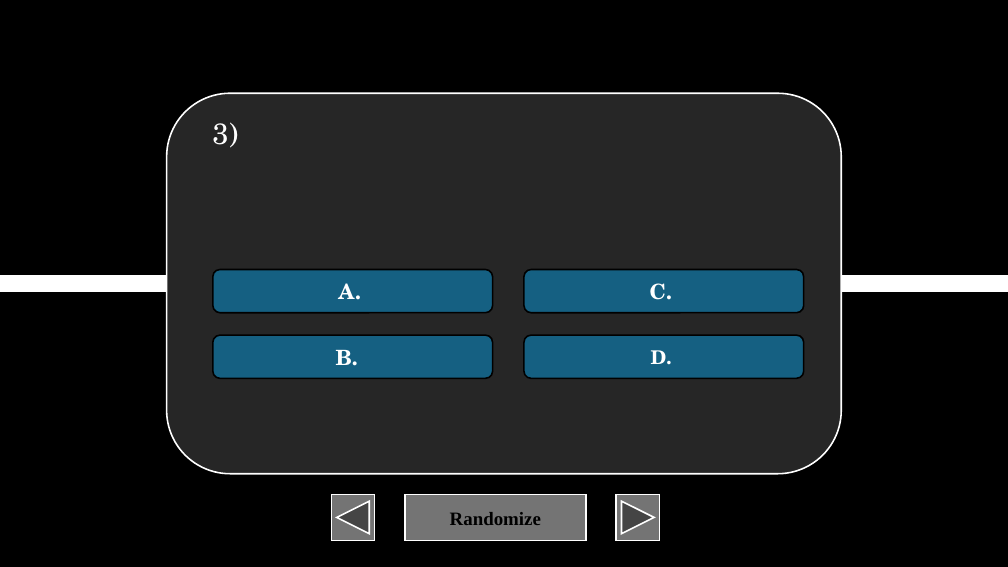
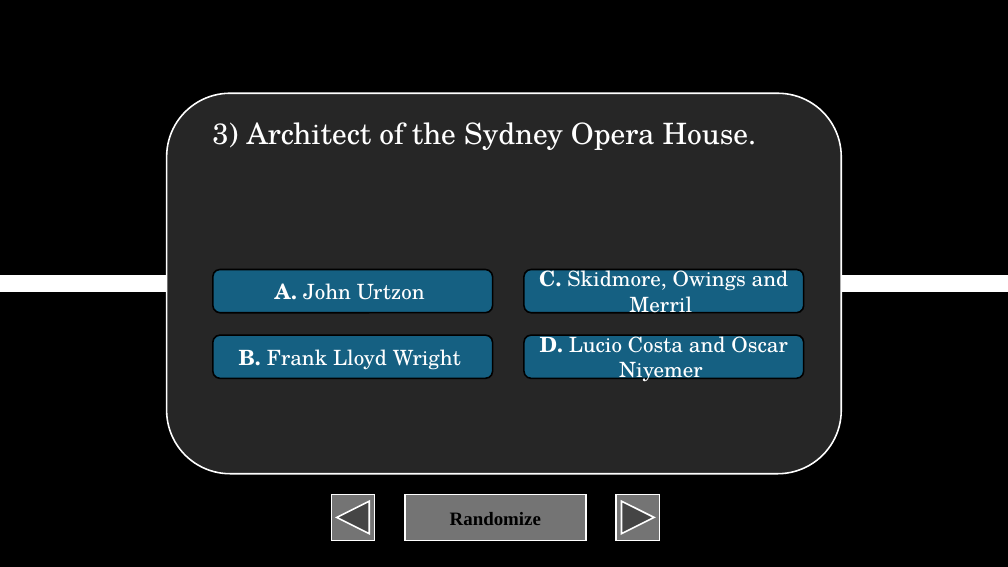
Before and after one commit to XIvanSolomonX/Archi-Reviewer, a slide deck: slide 4 of TOA.pptm. Drawn at 1008x567 pixels with LibreOffice and Linux fonts; fonts in the diff are those of the drawing. Boxes give left, top, right and bottom in pixels: in the first picture for what was removed or moved away, otherwise in the second. Text is boxed around its words. In the diff, an @@ line names an element or a change of style, - is before the commit and + after.

```diff
--- a/TOA.pptm
+++ b/TOA.pptm
@@ text at (212,122,757,150): text changed @@
-3)
+3) Architect of the Sydney Opera House.
@@ text in rounded rectangle at (539,265,789,318): text changed; bold off @@
-C.
+C. Skidmore, Owings and Merril
@@ text in rounded rectangle at (275,283,425,300): text changed; bold off @@
-A.
+A. John Urtzon
@@ text in rounded rectangle at (239,349,461,370): text changed; bold off @@
-B.
+B. Frank Lloyd Wright
@@ text in rounded rectangle at (540,331,787,384): text changed; size 18 to 20 pt; bold off @@
-D.
+D. Lucio Costa and Oscar Niyemer
```
Also in this commit, not shown: 10 other slides changed, 40 slides added.
